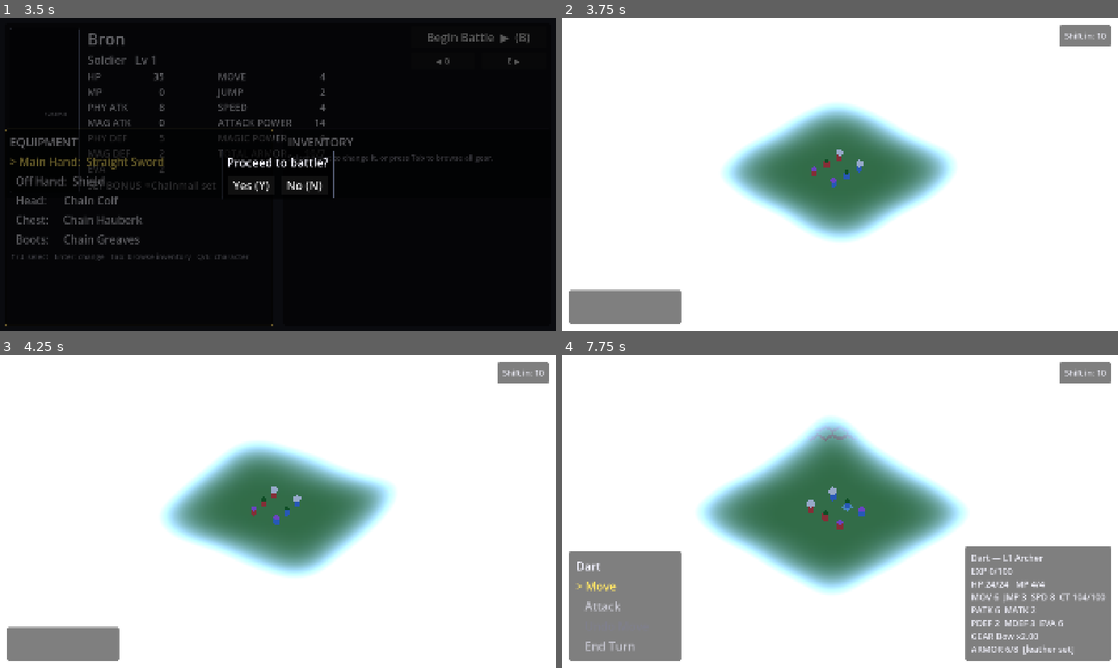
Above: before the commit, frames 1-4 (two rows, left to right).
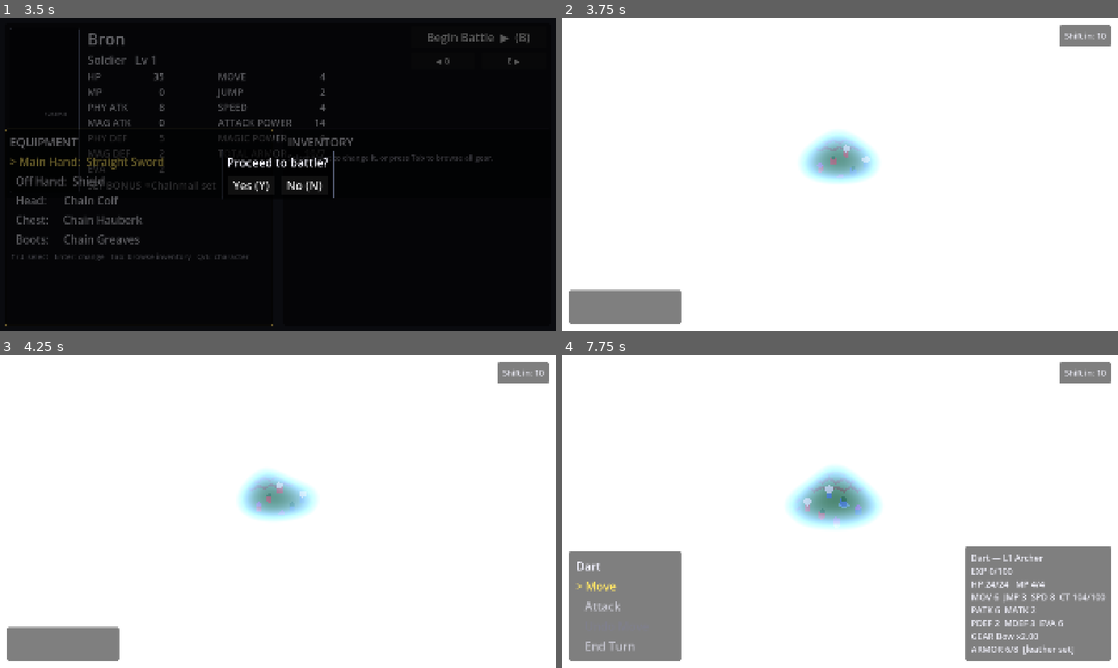
Above: after the commit, the same moments.

Repository: ZWMiller/cylinder_tactics
Game: Godot game, scene res://scenes/Loadout.tscn
Two runs of this game, one before a commit and one after it. Both use one fixed random seed, a clock stepped at 60 frames per second and the inputs below.
Inputs (mouse positions are in pixels of both pictures, inside the frame that each line leads up to):
- Up to frame 1 (3.5 s): click "Begin Battle ▶ (B)" at 0.5 s; click "Begin Battle ▶ (B)" at 1.25 s; click "◀ Q" at 2 s; click "E ▶" at 2.75 s
- Up to frame 2 (3.75 s): click "Yes (Y)" at 3.5 s
- Up to frame 3 (4.25 s): no input
- Up to frame 4 (7.75 s): tap Enter (ui_accept) at 4.25, 4.52, 7.25, 7.52 s; move the mouse to (962, 495) at 4.27 s; hold Up (ui_up) 4.28-5 s; hold Q 4.28-5 s; click (962, 495) at 4.42 s; drag from (728, 527) to (812, 574) at 5.02 s; move the mouse to (895, 442) at 5.77 s; hold Up (ui_up) 5.78-6.5 s; tap Keypad Enter at 5.85 s; drag from (812, 574) to (673, 464) at 6.52 s; move the mouse to (1006, 558) at 7.27 s; hold Left (ui_left) from 7.28 s (still down); tap N at 7.35 s

Frame 1 is identical in both runs. In frame 2, 12% of the frame differs, in the area x 28-71%, y 27-72%; in frame 3, 12%; in frame 4, 16%, in the area x 24-73%, y 19-76%.

Commit message:
Add SmallDemoMap (12x12, four-corner hills) as the default demo
A small procedural cousin of DemoMap for tighter, more playtestable fights:
- 12x12 with a hill in EVERY corner (each tile's height set by its nearest corner
  via Manhattan distance), fading to a flat diamond in the middle.
- Same three-state cycle: grassland -> canyon (river cuts diagonally through two
  corner hills) -> desert (the channel becomes a dry stone riverbed).

Wiring:
- Battlefield fallback now SmallDemoMap.generate; default grid_width/height -> 12.
  DemoMap.gd kept for reference.
- Repositioned the demo roster to fit 12x12 (old coords ran off the grid): players
  on z=4, enemies on z=7, on the flat center clear of the corner hills
  (PartyLoadout.party + Main._enemy_roster).

Verified: headless parse + editor import clean; runtime generation confirms dims,
all four corners at height 7, flat center, the river -> stone-riverbed channel, and
all six spawns in-bounds on flat ground.

Co-Authored-By: Claude Opus 4.8 <noreply@anthropic.com>

Diff:
--- a/scripts/Battlefield.gd
+++ b/scripts/Battlefield.gd
@@ -4,7 +4,7 @@
 ## This node is deliberately *generic and size-agnostic* — it knows how to render
 ## and cycle a list of states, but not what any particular map looks like. The
 ## actual map data is supplied as `states` (a configuration); if none is provided
-## it falls back to `DemoMap` so the scene shows something on F5.
+## it falls back to `SmallDemoMap` so the scene shows something on F5.
 ##
 ## Data model (matches the design doc):
 ##   - A *tile* is a Dictionary `{ "height": int, "type": int }`, where `type` is a
@@ -50,19 +50,19 @@
 
 ## Optional saved map to load — a `MapData` resource (e.g. authored in the map
 ## designer, or a hand-built `.tres`). When assigned this WINS over a directly-set
-## `states` and over the DemoMap fallback, and its dimensions overwrite the
+## `states` and over the SmallDemoMap fallback, and its dimensions overwrite the
 ## `grid_width`/`grid_height` below (maps are variable-size; the data is the
-## authority). Leave null to fall back to `states` or the built-in DemoMap.
+## authority). Leave null to fall back to `states` or the built-in SmallDemoMap.
 @export var map_data: MapData
 
 ## Number of tiles along the X axis. NOTE: this is only the size used to GENERATE the
-## DemoMap fallback — once a real map loads (`map_data` or an assigned `states`), it is
+## SmallDemoMap fallback — once a real map loads (`map_data` or an assigned `states`), it is
 ## overwritten with that map's width in `_ready`. There is intentionally no upper limit.
-@export var grid_width: int = 24
-
-## Number of tiles along the Z axis. Like `grid_width`, this only sizes the DemoMap
+@export var grid_width: int = 12
+
+## Number of tiles along the Z axis. Like `grid_width`, this only sizes the SmallDemoMap
 ## fallback; a loaded map's height replaces it.
-@export var grid_height: int = 24
+@export var grid_height: int = 12
 
 ## World-space width/depth of a single tile. Tiles are placed flush (no gap).
 @export var tile_size: float = 1.0
@@ -119,7 +119,7 @@
 
 # --- Runtime state -----------------------------------------------------------
 
-## The ordered list of time-states. Leave empty to use the built-in DemoMap, or
+## The ordered list of time-states. Leave empty to use the built-in SmallDemoMap, or
 ## assign your own configuration before this node enters the tree.
 var states: Array = []
 
@@ -293,11 +293,11 @@
 
 	# Resolve the map source, in priority order: an assigned MapData resource (the
 	# saved/designed format), then a directly-assigned `states` (procedural callers),
-	# then the built-in DemoMap so the scene always shows something on F5.
+	# then the built-in SmallDemoMap so the scene always shows something on F5.
 	if map_data != null:
 		states = map_data.to_states()
 	elif states.is_empty():
-		states = DemoMap.generate(grid_width, grid_height)
+		states = SmallDemoMap.generate(grid_width, grid_height)
 
 	# Maps are variable-size, so the loaded data — not the exports — is the authority
 	# on dimensions. Adopt them before building tiles, since all the grid math
@@ -1086,7 +1086,7 @@
 ## own size drives the grid (variable-size maps). States are rectangular `state[x][z]`,
 ## so width is the number of X columns and height the length of any column. Assumes at
 ## least one non-empty state — guaranteed here because `_ready` always resolves a map
-## (MapData, an assigned `states`, or the DemoMap fallback) before calling this.
+## (MapData, an assigned `states`, or the SmallDemoMap fallback) before calling this.
 func _adopt_dimensions_from_states() -> void:
 	grid_width = states[0].size()
 	grid_height = (states[0][0] as Array).size()
--- a/scripts/Main.gd
+++ b/scripts/Main.gd
@@ -92,9 +92,11 @@
 ## class/level by `StatRoll`. Level 1 (matching the PCs) for a fair test fight while the
 ## combat AI is shaken out; bump for a tougher encounter later.
 @onready var _enemy_roster := [
-	[10, 13, UnitClasses.Class.SOLDIER, 1],
-	[12, 13, UnitClasses.Class.ARCHER, 1],
-	[14, 13, UnitClasses.Class.MAGE, 1],
+	# Positioned for the 12x12 SmallDemoMap: the flat middle row (z=7), clear of the corner hills,
+	# facing the player line on z=4. Each row is [x, z, class, level].
+	[3, 7, UnitClasses.Class.SOLDIER, 1],
+	[5, 7, UnitClasses.Class.ARCHER, 1],
+	[7, 7, UnitClasses.Class.MAGE, 1],
 ]
 
 ## RNG for rolling enemies. Fixed seed (not `randomize()`) for now so each run spawns
--- a/scripts/PartyLoadout.gd
+++ b/scripts/PartyLoadout.gd
@@ -37,9 +37,11 @@
 ## `Main` spawns players from this list; `Loadout` lets the player gear each one up. A dictionary
 ## per entry (rather than a bare array) so the fields read by name at every use site.
 var party: Array = [
-	{"recruit": RECRUIT_BRON, "x": 10, "z": 10},
-	{"recruit": RECRUIT_DART, "x": 12, "z": 10},
-	{"recruit": RECRUIT_WISP, "x": 14, "z": 10},
+	# Positioned for the 12x12 SmallDemoMap: spread across the flat middle row (z=4), clear of the
+	# four corner hills, facing the enemy line on z=7.
+	{"recruit": RECRUIT_BRON, "x": 3, "z": 4},
+	{"recruit": RECRUIT_DART, "x": 5, "z": 4},
+	{"recruit": RECRUIT_WISP, "x": 7, "z": 4},
 ]
 
 # --- Stored loadouts ---------------------------------------------------------
--- /dev/null
+++ b/scripts/maps/SmallDemoMap.gd
@@ -0,0 +1,126 @@
+## A second concrete battlefield *configuration*: a SMALL (12x12) three-state "degrading
+## time" demo, the same shape of cycle as `DemoMap` but tuned for tighter, more playtestable
+## fights — and with a hill rising out of EACH of the four corners instead of just one.
+##
+## The three states form a cycle (identical logic to `DemoMap`, see docs/GAME_DESIGN.md §4):
+##   0. Grassland with a hill in every corner; a flat-ish diamond in the middle.
+##   1. A river has carved a canyon diagonally across the map, cutting through two of the
+##      corner hills (water sunk into the channel; the cut through a hill exposes tall brown
+##      canyon walls for free, via Battlefield's neighbour-aware column depth).
+##   2. The world has dried to desert: the corner hills are much lower and spread out, and the
+##      river is gone — its channel is now a dry STONE riverbed sunk below the sand.
+## After state 2 the shift wraps back to state 0.
+##
+## Coordinate note (same as DemoMap): everything here is in **grid indices** (x, z), integer
+## tile addresses 0..width-1 / 0..height-1. The four corners are (0,0), (width-1,0), (0,height-1),
+## (width-1,height-1); Battlefield centers the grid on the world origin, so those corners map to
+## the far edges of the board in world space.
+##
+## Like `DemoMap` / `TileTypes`, this is a `class_name` namespace of `static` functions, never
+## instantiated. It is generic on width/height (the four-corner hill needs the dimensions to find
+## the far corners), so the 12x12 size lives in the caller (Battlefield's fallback) rather than here.
+class_name SmallDemoMap
+extends RefCounted
+
+# --- Tuning parameters -------------------------------------------------------
+# Heights are integer "levels"; Battlefield multiplies them by its height_step for world units.
+# Kept identical to DemoMap so this reads as "the same map, smaller + four-cornered".
+
+const GROUND_HEIGHT := 1   ## Baseline height of flat grassland / desert floor.
+
+const HILL_PEAK := 6       ## Extra height at each corner in the grassland state.
+const HILL_FALLOFF := 1.0  ## Height lost per tile of distance from the nearest corner.
+
+const DESERT_HILL_PEAK := 3       ## The desert corner hills are lower...
+const DESERT_HILL_FALLOFF := 0.4  ## ...and spread out more slowly.
+
+const CANYON_FLOOR := 1         ## Height of the river/canyon bottom in the canyon state.
+const RIVER_HALF_WIDTH := 1.0   ## A tile is "river" if within this many tiles of the path center (=> 3 wide).
+
+
+## Generate the full list of states for a `width` x `height` grid — the entry point Battlefield
+## calls. (Designed for 12x12, but works at any size.)
+static func generate(width: int, height: int) -> Array:
+	return [
+		_state_grassland(width, height),
+		_state_canyon(width, height),
+		_state_desert(width, height),
+	]
+
+
+# --- Shared terrain shape functions ------------------------------------------
+
+## Extra height contributed by the FOUR-corner hills at grid index (x, z), for a given peak and
+## falloff. Each corner grows its own pyramid; a tile's hill height is set by its NEAREST corner
+## (Manhattan distance), so the hills fade toward a flat diamond in the middle and never go negative.
+static func _hill(x: int, z: int, width: int, height: int, peak: float, falloff: float) -> int:
+	var d0 := x + z                                 # distance to (0, 0)
+	var d1 := (width - 1 - x) + z                   # distance to (width-1, 0)
+	var d2 := x + (height - 1 - z)                  # distance to (0, height-1)
+	var d3 := (width - 1 - x) + (height - 1 - z)    # distance to (width-1, height-1)
+	var nearest := mini(mini(d0, d1), mini(d2, d3))
+	return int(round(max(0.0, peak - nearest * falloff)))
+
+
+## The X grid index of the river's center as it crosses row `z`. The river runs diagonally across
+## the map (upper-left toward lower-right) with a gentle meander so it doesn't read as a straight
+## line — cutting through two of the corner hills on its way. Returns a float; tiles near it count
+## as river (see `_is_river`). Tuned for a 12-wide map.
+static func _river_center_x(z: int) -> float:
+	return 2.0 + 0.6 * z + 1.2 * sin(z * 0.5)
+
+
+## Whether grid index (x, z) lies within the river's channel for this map.
+static func _is_river(x: int, z: int) -> bool:
+	return abs(x - _river_center_x(z)) <= RIVER_HALF_WIDTH
+
+
+# --- State builders ----------------------------------------------------------
+
+## State 0 — grassland with a hill in every corner. All grass; height is the flat ground plus the
+## four-corner hill contribution.
+static func _state_grassland(width: int, height: int) -> Array:
+	var state: Array = []
+	for x in width:
+		var column: Array = []
+		for z in height:
+			var h := GROUND_HEIGHT + _hill(x, z, width, height, HILL_PEAK, HILL_FALLOFF)
+			column.append({"height": h, "type": TileTypes.Type.GRASS})
+		state.append(column)
+	return state
+
+
+## State 1 — the river has cut a canyon diagonally across the grassland. The land still has the
+## four corner hills, but every river-channel tile is sunk to the canyon floor and turned to water.
+## Where the channel passes through a tall corner hill, the surrounding land towers over the floor,
+## giving brown canyon walls for free.
+static func _state_canyon(width: int, height: int) -> Array:
+	var state: Array = []
+	for x in width:
+		var column: Array = []
+		for z in height:
+			if _is_river(x, z):
+				column.append({"height": CANYON_FLOOR, "type": TileTypes.Type.WATER, "body": TileTypes.Type.DIRT})
+			else:
+				var h := GROUND_HEIGHT + _hill(x, z, width, height, HILL_PEAK, HILL_FALLOFF)
+				column.append({"height": h, "type": TileTypes.Type.GRASS, "body": TileTypes.Type.DIRT})
+		state.append(column)
+	return state
+
+
+## State 2 — the desert end state. Everything is sand, the corner hills are much lower and more
+## spread out, and the former river is a dry STONE riverbed sunk one level below the surrounding sand.
+static func _state_desert(width: int, height: int) -> Array:
+	var state: Array = []
+	for x in width:
+		var column: Array = []
+		for z in height:
+			var ground := GROUND_HEIGHT + _hill(x, z, width, height, DESERT_HILL_PEAK, DESERT_HILL_FALLOFF)
+			if _is_river(x, z):
+				# Dry riverbed: stone, carved a little below the surrounding sand.
+				var bed: int = max(GROUND_HEIGHT, ground - 1)
+				column.append({"height": bed, "type": TileTypes.Type.STONE, "body": TileTypes.Type.DIRT})
+			else:
+				column.append({"height": ground, "type": TileTypes.Type.SAND, "body": TileTypes.Type.SAND})
+		state.append(column)
+	return state
Not shown, added: scripts/maps/SmallDemoMap.gd.uid
Not shown, changed: docs/BATTLEFIELD.md
Not shown, changed: docs/TODO.md
